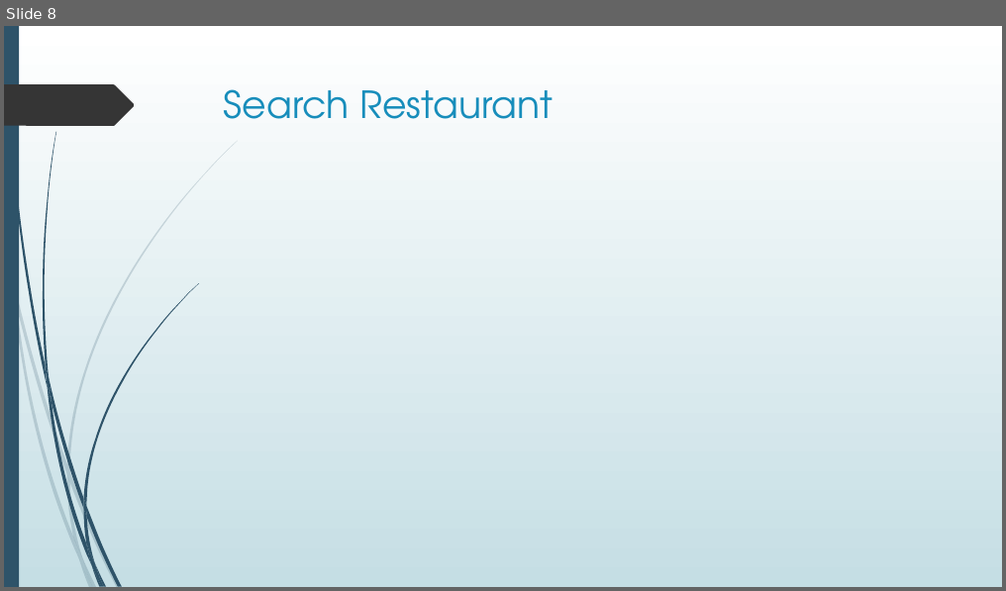
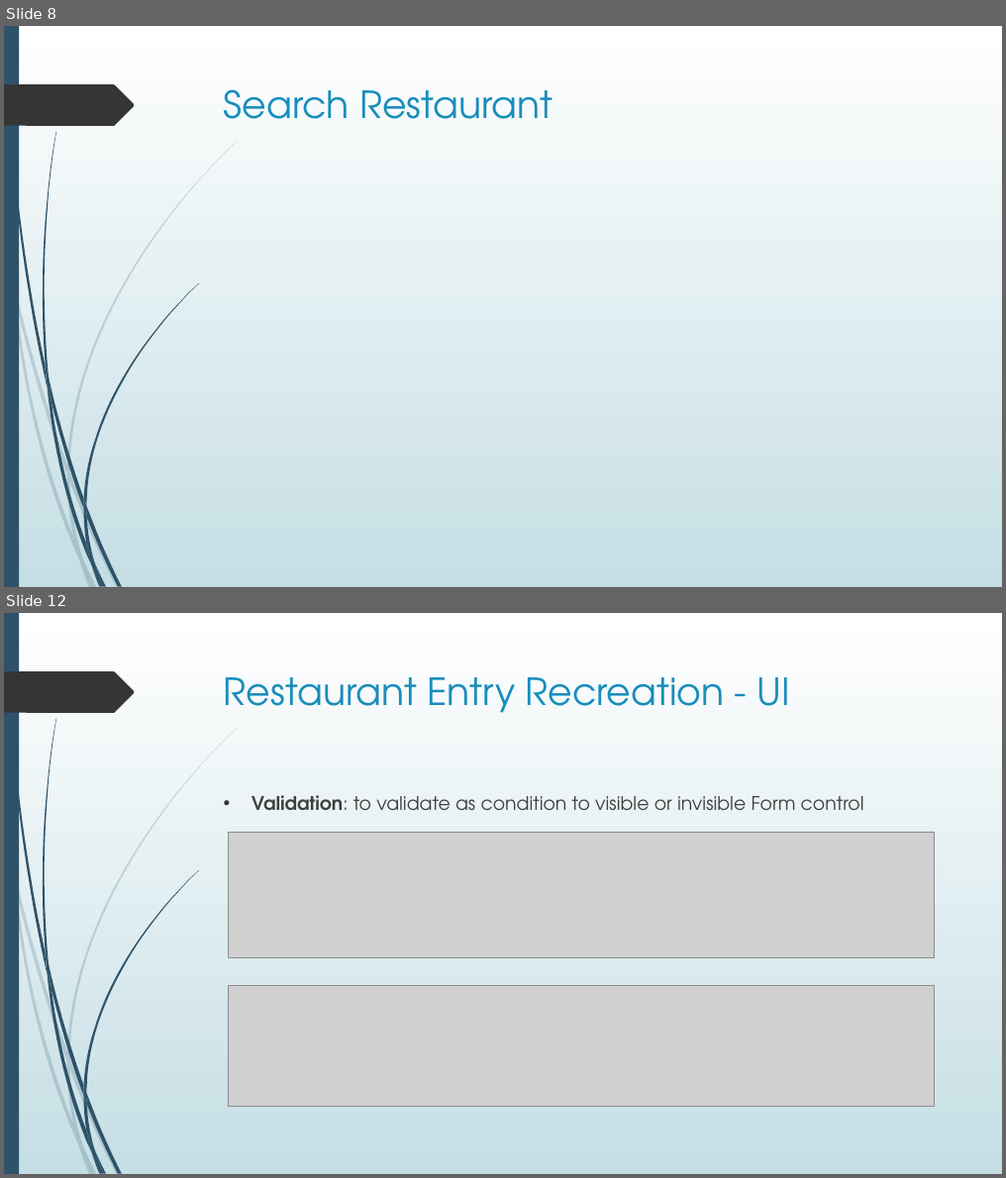
Before and after one commit to thienanmum/restaurantfinder, a slide deck: docs/RestaurantFinder.pptx. Shown one above the other, each under a label of ours: slide 8 before the commit, slides 8 and 12 after it; the slides between them are not shown. The pictures are 1006x591 and 1006x1178 pixels, drawn with LibreOffice and Linux fonts; fonts in the diff are those of the drawing; grey boxes stand for pictures. Boxes give left, top, right and bottom in pixels: in the first picture for what was removed or moved away, otherwise in the second. Text is boxed around its words. In the diff, an @@ line names an element or a change of style, - is before the commit and + after.

```diff
--- a/docs/RestaurantFinder.pptx
+++ b/docs/RestaurantFinder.pptx
@@ slide 12 added at (x1=4, y1=613, x2=1002, y2=1174), background gradient #FFFFFF to #C5DEE5; not listed: 24 template elements that a slide beside it also shows @@
@@ title added at (x1=224, y1=677, x2=790, y2=713), 36 pt, text #178DBB @@
+Restaurant Entry Recreation - UI
@@ text added at (x1=252, y1=795, x2=864, y2=810), 18 pt, text #404040 @@
+• Validation: to validate as condition to visible or invisible Form control
@@ picture added at (x1=228, y1=832, x2=934, y2=959) @@
@@ picture added at (x1=228, y1=986, x2=934, y2=1106) @@
```
Also in this commit, not shown: 6 other slides added.
